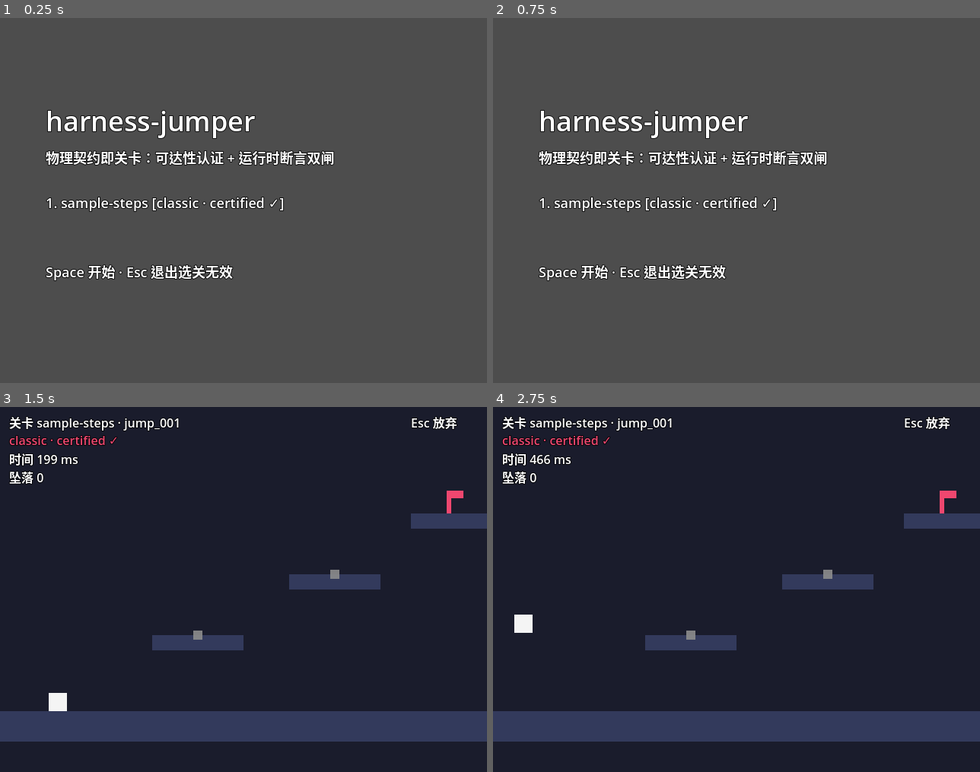
Above: before the commit, frames 1-4 (two rows, left to right).
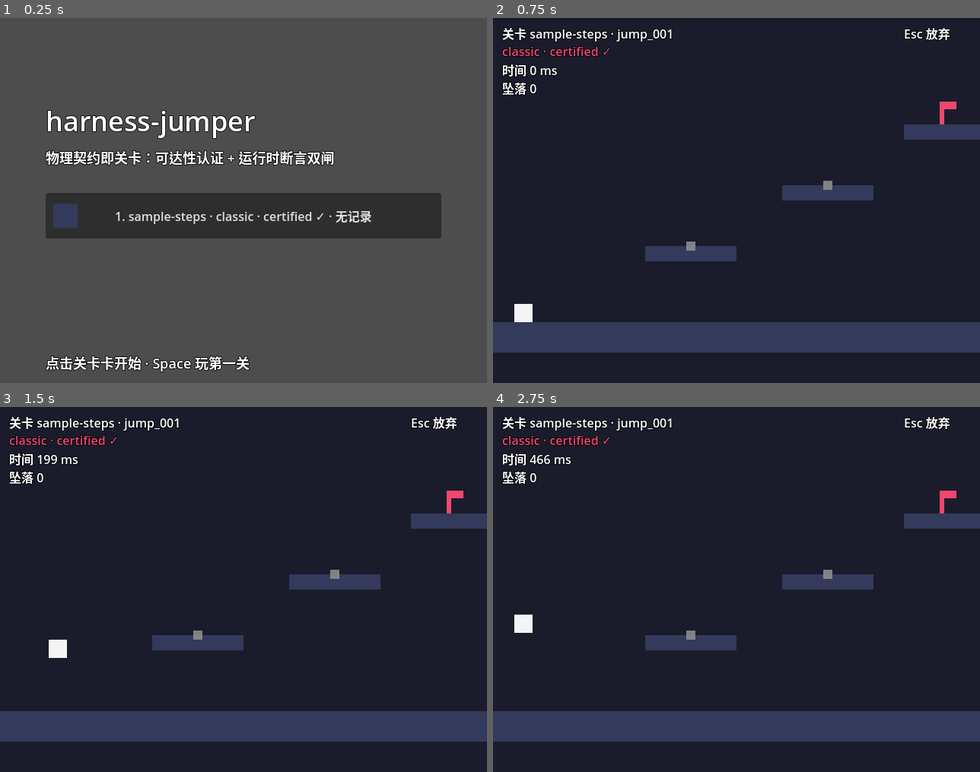
Above: after the commit, the same moments.

Repository: zcqiand/harness-jumper
Game: Godot game, scene res://scenes/main.tscn
The game is run twice, just before and just after one commit, with the same random seed, the same clock (stepped at 60 frames per second) and the same inputs.
Inputs (mouse positions are in pixels of both pictures, inside the frame that each line leads up to):
- Up to frame 1 (0.25 s): no input
- Up to frame 2 (0.75 s): click (736, 215) at 0.5 s, where only the run after the commit has a clickable "1. sample-steps · classic · c…"
- Up to frame 3 (1.5 s): tap Enter at 1.25 s; hold D (move_right) from 1.28 s (still down); hold Space (jump) from 1.28 s (still down)
- Up to frame 4 (2.75 s): release D (move_right) at 2.03 s; release Space (jump) at 2.03 s; hold Escape (back) from 2.03 s (still down); tap Space (jump) at 2.1, 2.27, 2.57 s

The runs differ from the first frame. In frame 1, 12% of the frame differs, in the area x 9-91%, y 47-98%; in frame 2, 99%, in the area x 0-100%, y 0-100%; in frame 3, 0.4%; in frame 4, nothing differs.

Commit message:
feat: 选关/结算屏+成绩册接线——三态闭环
Co-Authored-By: Claude Code <noreply@anthropic.com>

Diff:
--- a/scripts/main.gd
+++ b/scripts/main.gd
@@ -1,25 +1,35 @@
 extends Node2D
-## 主场景：三态路由 select → game → result → select。
-## select 列关卡（jump 起局，认证闸拒载则停在选关并报错）；game 挂 game_view
-## 收 finished 广播；result 展示结算（violations 非空=成绩不入档预告，落账归 Task 8）。
-## Esc=放弃回选关不计档（只在 game 态生效；select 态无档可放）。
+## 主场景：三态路由 select → game → result → select（Task 8 三态完整化）。
+## select 挂 select_view（扫描关卡目录出卡+拒载红字），game 挂 game_view 收
+## finished 广播，result 挂 result_view 展示结算。
+## 落账判定只认 finished.violations（game_view 折算后的权威清单）：空才
+## record_result+save_book，非空局不落账不报新纪录。
+## Esc=放弃回选关不计档（game 态）/回选关（result 态）。
+## storage 鸭子接口（load_text/save_text）可注入（headless 冒烟传内存假件），
+## null 时 _ready 建 FileStorage（真 user:// 持久档）。
 
 const GAME_VIEW := preload("res://scripts/game_view.gd")
-const LEVEL_CONTRACT := preload("res://scripts/level_contract.gd")
-
-const LEVEL_PATHS: Array[String] = ["res://data/levels/jump_001.json"]
+const SELECT_VIEW := preload("res://scripts/select_view.gd")
+const RESULT_VIEW := preload("res://scripts/result_view.gd")
+const FILE_STORAGE := preload("res://scripts/file_storage.gd")
+const SCOREBOOK := preload("res://scripts/scorebook.gd")
+const THEMES := preload("res://scripts/themes.gd")
 
 enum Screen { SELECT, GAME, RESULT }
 
+## 测试注入口：与 file_storage.gd 同签名的鸭子接口；null → FileStorage。
+var storage: RefCounted = null
+
 var _screen: Screen = Screen.SELECT
-var _level_index := 0
+var _book_storage = null
+var _active_level: Dictionary = {}
 var _game: Node2D = null
-var _last_result: Dictionary = {}
-var _select_ui: Control = null
-var _result_ui: Control = null
+var _select_view: Control = null
+var _result_view: Control = null
 
 
 func _ready() -> void:
+	_book_storage = storage if storage != null else FILE_STORAGE.new()
 	_show_select()
 
 
@@ -31,7 +41,7 @@
 			_show_select()
 	elif event.is_action_pressed("jump"):
 		if _screen == Screen.SELECT:
-			_start_game()
+			_start_level(_select_view.first_level())
 		elif _screen == Screen.RESULT:
 			_show_select()
 
@@ -41,25 +51,17 @@
 func _show_select() -> void:
 	_screen = Screen.SELECT
 	_clear_ui()
-	_select_ui = Control.new()
-	_select_ui.set_anchors_preset(Control.PRESET_FULL_RECT)
-	add_child(_select_ui)
-	_ui_text(_select_ui, Vector2(60.0, 110.0), "harness-jumper", 36)
-	_ui_text(_select_ui, Vector2(60.0, 170.0), "物理契约即关卡：可达性认证 + 运行时断言双闸")
-	for i in LEVEL_PATHS.size():
-		var level := LEVEL_CONTRACT.load_level(LEVEL_PATHS[i])
-		var row := "× 拒载（认证闸）"
-		if not level.is_empty():
-			row = "%d. %s [%s · certified ✓]" % [i + 1, level["name"], level["theme"]]
-		_ui_text(_select_ui, Vector2(60.0, 230.0 + 28.0 * i), row)
-	_ui_text(_select_ui, Vector2(60.0, 320.0), "Space 开始 · Esc 退出选关无效")
+	_select_view = SELECT_VIEW.new()
+	_select_view.setup(_book_storage)
+	_select_view.level_selected.connect(_start_level)
+	add_child(_select_view)
 
 
-func _start_game() -> void:
-	var level := LEVEL_CONTRACT.load_level(LEVEL_PATHS[_level_index])
+func _start_level(level: Dictionary) -> void:
 	if level.is_empty():
-		push_error("关卡拒载（认证闸未过），见上方错误。")
+		push_error("关卡拒载（认证闸未过），见选关屏红字。")
 		return
+	_active_level = level
 	_clear_ui()
 	_screen = Screen.GAME
 	_game = GAME_VIEW.new()
@@ -69,11 +71,23 @@
 
 
 func _on_game_finished(result: Dictionary) -> void:
-	_last_result = result
+	var violations: Array = result.get("violations", [])
+	var recorded: bool = violations.is_empty()
+	var prev_best: Variant = null
+	if recorded:
+		var book: Dictionary = SCOREBOOK.load_book(_book_storage)
+		var best: Dictionary = book.get("best", {})
+		var entry: Variant = best.get(_active_level["id"], null)
+		if entry is Dictionary:
+			prev_best = entry.get("time_ms", null)
+		book = SCOREBOOK.record_result(
+			book, _active_level["id"], int(result.get("time_ms", 0)), true)
+		# 写失败静默降级（scorebook 纪律）：本局照结算，下局再写。
+		SCOREBOOK.save_book(book, _book_storage)
 	if _game != null:
 		_game.queue_free()
 		_game = null
-	_show_result()
+	_show_result(result, prev_best, recorded)
 
 
 ## 放弃：拆游戏屏回选关，成绩不结算不落账。
@@ -81,47 +95,31 @@
 	if _game != null:
 		_game.queue_free()
 		_game = null
-	_last_result = {}
 	_show_select()
 
 
-func _show_result() -> void:
+func _show_result(result: Dictionary, prev_best: Variant, recorded: bool) -> void:
 	_screen = Screen.RESULT
 	_clear_ui()
-	_result_ui = Control.new()
-	_result_ui.set_anchors_preset(Control.PRESET_FULL_RECT)
-	add_child(_result_ui)
-	var violations: Array = _last_result.get("violations", [])
-	var verdict := "成绩有效，可入档"
-	if not violations.is_empty():
-		verdict = "断言违例 %s —— 成绩不入档" % [", ".join(violations)]
-	_ui_text(_result_ui, Vector2(60.0, 110.0), "通关！", 36)
-	_ui_text(_result_ui, Vector2(60.0, 170.0), "时间 %d ms · 坠落 %d 次 · 峰值%s" % [
-		int(_last_result.get("time_ms", 0)),
-		int(_last_result.get("deaths", 0)),
-		"合规" if bool(_last_result.get("peaks_ok", false)) else "越界",
-	])
-	_ui_text(_result_ui, Vector2(60.0, 200.0), verdict)
-	_ui_text(_result_ui, Vector2(60.0, 260.0), "Space/Esc 回选关")
+	_result_view = RESULT_VIEW.new()
+	var accent: Color = THEMES.palette(_active_level.get("theme", "classic"))["accent"]
+	_result_view.setup(result, prev_best, recorded, accent)
+	_result_view.rematch.connect(_rematch)
+	_result_view.back_to_select.connect(_show_select)
+	add_child(_result_view)
+
+
+## 再战：同一关卡重开一局。
+func _rematch() -> void:
+	_start_level(_active_level)
 
 
 ## ——UI 件——
 
 func _clear_ui() -> void:
-	if _select_ui != null:
-		_select_ui.queue_free()
-		_select_ui = null
-	if _result_ui != null:
-		_result_ui.queue_free()
-		_result_ui = null
-
-
-func _ui_text(parent: Control, pos: Vector2, text: String, font_size := 18) -> Label:
-	var label := Label.new()
-	label.position = pos
-	label.text = text
-	label.add_theme_font_size_override("font_size", font_size)
-	label.add_theme_color_override("font_outline_color", Color(0.0, 0.0, 0.0, 0.8))
-	label.add_theme_constant_override("outline_size", 4)
-	parent.add_child(label)
-	return label
+	if _select_view != null:
+		_select_view.queue_free()
+		_select_view = null
+	if _result_view != null:
+		_result_view.queue_free()
+		_result_view = null
--- /dev/null
+++ b/scripts/result_view.gd
@@ -0,0 +1,79 @@
+extends Control
+## 结算屏（Task 8）：通关时间/坠落/峰值 + 认证徽章（violations 空=「认证全绿 ✓」
+## accent 色；非空=逐条红字+「本局成绩不入档」提示）+ PB 破格高亮
+## （本次更快才「新纪录」，violations 非空局无新纪录）+ 再战/回选关按钮。
+
+signal rematch
+signal back_to_select
+
+const REJECT_RED := Color(0.95, 0.35, 0.35)
+
+var _labels: Array[String] = []
+
+
+## 建整屏。prev_best_ms=落账前册内 PB（无则 null）；recorded=本局是否已落账
+## （violations 空才 true，main 只认 finished.violations 权威清单）；
+## accent=关卡主题色（main 经 themes.palette 取）。
+func setup(result: Dictionary, prev_best_ms: Variant, recorded: bool, accent: Color) -> void:
+	set_anchors_preset(Control.PRESET_FULL_RECT)
+	var violations: Array = result.get("violations", [])
+	var time_ms := int(result.get("time_ms", 0))
+
+	_label(Vector2(60.0, 110.0), "通关！", 36, Color.WHITE)
+	_label(Vector2(60.0, 170.0), "时间 %d ms · 坠落 %d 次 · 峰值%s" % [
+		time_ms,
+		int(result.get("deaths", 0)),
+		"合规" if bool(result.get("peaks_ok", false)) else "越界",
+	], 18, Color.WHITE)
+
+	if violations.is_empty():
+		_label(Vector2(60.0, 200.0), "认证全绿 ✓", 18, accent)
+	else:
+		# 逐条红字 + 不入档提示（成绩册判定只认 violations 空）。
+		for i in violations.size():
+			_label(Vector2(60.0, 200.0 + 24.0 * i), "× %s" % str(violations[i]), 16, REJECT_RED)
+		_label(Vector2(60.0, 200.0 + 24.0 * violations.size()), "本局成绩不入档", 16, REJECT_RED)
+
+	# PB 破格高亮：本次更快才「新纪录」（violations 非空局 recorded=false 恒无新纪录）。
+	var record_y := 260.0 if violations.is_empty() else 200.0 + 24.0 * (violations.size() + 1)
+	if recorded and (prev_best_ms == null or time_ms < int(prev_best_ms)):
+		_label(Vector2(60.0, record_y), "新纪录！%d ms" % time_ms, 20, accent)
+	elif recorded and prev_best_ms != null:
+		_label(Vector2(60.0, record_y), "PB %d ms" % int(prev_best_ms), 18, Color.WHITE)
+
+	_button("再战", Vector2(60.0, 330.0), Vector2(140.0, 44.0),
+		func() -> void: rematch.emit())
+	_button("回选关", Vector2(220.0, 330.0), Vector2(140.0, 44.0),
+		func() -> void: back_to_select.emit())
+	_label(Vector2(60.0, 400.0), "Space/Esc 回选关", 18, Color.WHITE)
+
+
+## 屏上全部文本（冒烟断言口）。
+func texts() -> Array[String]:
+	return _labels.duplicate()
+
+
+## ——内部——
+
+func _label(pos: Vector2, text: String, font_size: int, color: Color) -> Label:
+	var label := Label.new()
+	label.position = pos
+	label.text = text
+	label.add_theme_font_size_override("font_size", font_size)
+	label.add_theme_color_override("font_color", color)
+	label.add_theme_color_override("font_outline_color", Color(0.0, 0.0, 0.0, 0.8))
+	label.add_theme_constant_override("outline_size", 4)
+	add_child(label)
+	_labels.append(text)
+	return label
+
+
+func _button(text: String, pos: Vector2, size: Vector2, on_pressed: Callable) -> Button:
+	var button := Button.new()
+	button.position = pos
+	button.size = size
+	button.text = text
+	button.pressed.connect(on_pressed)
+	add_child(button)
+	_labels.append(text)
+	return button
--- /dev/null
+++ b/scripts/select_view.gd
@@ -0,0 +1,153 @@
+extends Control
+## 选关屏（Task 8）：扫描关卡目录逐个过认证闸，合法关卡出卡
+## （名字+主题色块+certified ✓ 徽章+PB 时间），点击进图；
+## 拒载关卡在列表尾部红字一行报原因，不崩（契约校验 fail-fast，UI 面宽容）。
+## storage 鸭子接口注入读 PB（缺省可传 FileStorage 实例，测试传内存假件）。
+
+signal level_selected(level: Dictionary)
+
+const SCOREBOOK := preload("res://scripts/scorebook.gd")
+const LEVEL_CONTRACT := preload("res://scripts/level_contract.gd")
+const THEMES := preload("res://scripts/themes.gd")
+const REACHABILITY := preload("res://scripts/reachability.gd")
+
+const DEFAULT_LEVELS_DIR := "res://data/levels"
+## 卡片行距与首行 y。
+const CARD_STEP := 76.0
+const CARD_TOP := 230.0
+## 拒载红字行距。
+const REJECT_STEP := 24.0
+
+var _valid_levels: Array[Dictionary] = []
+var _rejections: Array[String] = []
+var _labels: Array[String] = []
+
+
+## 建整屏：扫描 levels_dir 下 *.json（按名排序），合法出卡、拒载红字。
+## levels_dir 可注入（headless 冒烟用 user:// 临时目录验拒载路径）。
+func setup(storage, levels_dir: String = DEFAULT_LEVELS_DIR) -> void:
+	set_anchors_preset(Control.PRESET_FULL_RECT)
+	var book: Dictionary = SCOREBOOK.load_book(storage)
+	var best: Dictionary = book.get("best", {})
+
+	_label(Vector2(60.0, 110.0), "harness-jumper", 36, Color.WHITE)
+	_label(Vector2(60.0, 170.0), "物理契约即关卡：可达性认证 + 运行时断言双闸", 18, Color.WHITE)
+
+	var paths := _scan_level_paths(levels_dir)
+	for i in paths.size():
+		var path: String = paths[i]
+		var level: Dictionary = LEVEL_CONTRACT.load_level(path)
+		if not level.is_empty():
+			_card(i, level, best)
+		else:
+			_rejections.append("%s × 拒载（认证闸：%s）" % [path.get_file(), _reject_reason(path)])
+
+	# 拒载关卡：列表尾部红字一行报原因（加载侧已 push_error，这里补 UI 面）。
+	var reject_top := CARD_TOP + CARD_STEP * _valid_levels.size() + 12.0
+	for j in _rejections.size():
+		_label(Vector2(60.0, reject_top + REJECT_STEP * j), _rejections[j], 16,
+			Color(0.95, 0.35, 0.35))
+
+	var hint := "点击关卡卡开始 · Space 玩第一关"
+	if _valid_levels.is_empty():
+		hint = "没有可用关卡（全部被认证闸拒载）"
+	_label(Vector2(60.0, 440.0), hint, 18, Color.WHITE)
+
+
+## 合法关卡卡数（冒烟断言口）。
+func card_count() -> int:
+	return _valid_levels.size()
+
+
+## 拒载原因行（冒烟断言口）。
+func rejection_texts() -> Array[String]:
+	return _rejections.duplicate()
+
+
+## 屏上全部文本（冒烟断言口：PB 显示等）。
+func texts() -> Array[String]:
+	return _labels.duplicate()
+
+
+## 键盘路由用：第一个合法关卡（无则空字典）。
+func first_level() -> Dictionary:
+	if _valid_levels.is_empty():
+		return {}
+	return _valid_levels[0]
+
+
+## ——内部——
+
+func _scan_level_paths(levels_dir: String) -> Array[String]:
+	var paths: Array[String] = []
+	var dir := DirAccess.open(levels_dir)
+	if dir == null:
+		return paths
+	dir.list_dir_begin()
+	var file_name := dir.get_next()
+	while file_name != "":
+		if not dir.current_is_dir() and file_name.ends_with(".json"):
+			paths.append("%s/%s" % [levels_dir, file_name])
+		file_name = dir.get_next()
+	dir.list_dir_end()
+	paths.sort()
+	return paths
+
+
+## 拒载原因诊断（只在 load_level 已拒后调用，为 UI 红字补具体错误枚举）：
+## 复用 contract 的 validate/normalize/certify 公开面，不另写校验。
+func _reject_reason(path: String) -> String:
+	var file := FileAccess.open(path, FileAccess.READ)
+	if file == null:
+		return "file-unreadable"
+	var parsed: Variant = JSON.parse_string(file.get_as_text())
+	if typeof(parsed) != TYPE_DICTIONARY:
+		return LEVEL_CONTRACT.ERROR_NOT_OBJECT
+	var data: Dictionary = parsed
+	var error := LEVEL_CONTRACT.validate(data)
+	if error != "":
+		return error
+	var cert: Dictionary = REACHABILITY.certify(LEVEL_CONTRACT.normalize(data))
+	if not bool(cert["ok"]):
+		return LEVEL_CONTRACT.ERROR_UNREACHABLE % int(cert["unreachable"])
+	return "unknown"
+
+
+func _card(index: int, level: Dictionary, best: Dictionary) -> void:
+	_valid_levels.append(level)
+	var palette: Dictionary = THEMES.palette(level["theme"])
+	var pb_text := "无记录"
+	var entry: Variant = best.get(level["id"], null)
+	if entry is Dictionary:
+		pb_text = "PB %d ms" % int(entry.get("time_ms", 0))
+	var card := Button.new()
+	card.position = Vector2(60.0, CARD_TOP + CARD_STEP * index)
+	card.size = Vector2(520.0, 60.0)
+	card.text = "%d. %s · %s · certified ✓ · %s" % [index + 1, level["name"], level["theme"], pb_text]
+	card.pressed.connect(_emit_selected.bind(level))
+	add_child(card)
+	_labels.append(card.text)
+	# 主题色块（palette.platform）叠在卡左侧。
+	var swatch := ColorRect.new()
+	swatch.position = Vector2(70.0, CARD_TOP + CARD_STEP * index + 14.0)
+	swatch.size = Vector2(32.0, 32.0)
+	swatch.color = palette["platform"]
+	swatch.mouse_filter = Control.MOUSE_FILTER_IGNORE
+	add_child(swatch)
+
+
+func _emit_selected(level: Dictionary) -> void:
+	level_selected.emit(level)
+
+
+func _label(pos: Vector2, text: String, font_size: int, color: Color) -> Label:
+	var label := Label.new()
+	label.position = pos
+	label.text = text
+	label.add_theme_font_size_override("font_size", font_size)
+	label.add_theme_color_override("font_color", color)
+	label.add_theme_color_override("font_outline_color", Color(0.0, 0.0, 0.0, 0.8))
+	label.add_theme_constant_override("outline_size", 4)
+	add_child(label)
+	_labels.append(text)
+	return label
--- /dev/null
+++ b/tests/test_loop_smoke.gd
@@ -0,0 +1,195 @@
+extends RefCounted
+## Task 8 全流程冒烟套件：选关屏建出（卡数==合法关卡数、拒载红字报原因）→
+## 进图 → 测试内直接 emit finished → 落账（内存假件 storage 注入）→ result 呈现。
+## 另盖：violations 非空局不入档无新纪录、破 PB 覆盖、再战/回选关信号、选关屏 PB 显示。
+
+const HARNESS_PATH := "res://tests/harness.gd"
+const MAIN_PATH := "res://scripts/main.gd"
+const SELECT_VIEW_PATH := "res://scripts/select_view.gd"
+const RESULT_VIEW_PATH := "res://scripts/result_view.gd"
+const LEVEL_CONTRACT_PATH := "res://scripts/level_contract.gd"
+const SCOREBOOK_PATH := "res://scripts/scorebook.gd"
+const LEVEL_PATH := "res://data/levels/jump_001.json"
+const PROBE_DIR := "user://loop_probe_levels"
+
+
+## 内联内存假件（test_scorebook 同款）：与 file_storage.gd 同签名的鸭子接口。
+class MemStorage:
+	extends RefCounted
+	var store: Dictionary = {}
+
+	func load_text(path: String) -> String:
+		return store.get(path, "")
+
+	func save_text(path: String, text: String) -> bool:
+		store[path] = text
+		return true
+
+	func exists(path: String) -> bool:
+		return store.has(path)
+
+
+func run(failures: Array[String]) -> void:
+	var harness: GDScript = load(HARNESS_PATH)
+	var main_script: GDScript = load(MAIN_PATH)
+	var select_script: GDScript = load(SELECT_VIEW_PATH)
+	var result_script: GDScript = load(RESULT_VIEW_PATH)
+	harness.assert_true(main_script != null, "main.gd 加载", failures)
+	harness.assert_true(select_script != null, "select_view.gd 加载", failures)
+	harness.assert_true(result_script != null, "result_view.gd 加载", failures)
+	if main_script == null or select_script == null or result_script == null:
+		return
+	var scorebook: GDScript = load(SCOREBOOK_PATH)
+	var contract: GDScript = load(LEVEL_CONTRACT_PATH)
+
+	_test_select_screen(harness, select_script, contract, failures)
+	_test_rejection_line(harness, select_script, contract, failures)
+	_test_full_loop(harness, main_script, contract, scorebook, failures)
+
+
+## 选关屏：现仓扫描——卡数==合法关卡数，无拒载行。
+func _test_select_screen(harness: GDScript, select_script: GDScript, contract: GDScript,
+		failures: Array[String]) -> void:
+	var storage: MemStorage = MemStorage.new()
+	var select: Control = select_script.new()
+	select.setup(storage)
+	harness.assert_eq(select.card_count(), _valid_level_count(contract),
+		"选关卡数==合法关卡数", failures)
+	harness.assert_eq(select.rejection_texts().size(), 0, "现仓无拒载关卡", failures)
+	select.free()
+
+
+## 拒载路径：user:// 临时目录塞一个缺 platforms 的坏关卡 → 尾部红字一行报原因不崩。
+func _test_rejection_line(harness: GDScript, select_script: GDScript, contract: GDScript,
+		failures: Array[String]) -> void:
+	var storage: MemStorage = MemStorage.new()
+	var err := DirAccess.make_dir_recursive_absolute(PROBE_DIR)
+	harness.assert_true(err == Error.OK, "探针目录建出", failures)
+	var bad := FileAccess.open(PROBE_DIR + "/bad.json", FileAccess.WRITE)
+	if bad == null:
+		harness.assert_true(false, "坏关卡文件写不出", failures)
+		return
+	bad.store_string('{"name": "bad"}')
+	bad.close()
+	var good_text := FileAccess.get_file_as_string(LEVEL_PATH)
+	var good := FileAccess.open(PROBE_DIR + "/good.json", FileAccess.WRITE)
+	if good == null:
+		harness.assert_true(false, "好关卡文件写不出", failures)
+		return
+	good.store_string(good_text)
+	good.close()
+
+	var select: Control = select_script.new()
+	select.setup(storage, PROBE_DIR)
+	harness.assert_eq(select.card_count(), 1, "临时目录合法卡数==1", failures)
+	var rejections: Array[String] = select.rejection_texts()
+	harness.assert_eq(rejections.size(), 1, "拒载关卡红字一行", failures)
+	if rejections.size() == 1:
+		harness.assert_true((rejections[0] as String).contains("missing-field"),
+			"拒载红字报原因（missing-field）", failures)
+	select.free()
+
+	DirAccess.remove_absolute(PROBE_DIR + "/bad.json")
+	DirAccess.remove_absolute(PROBE_DIR + "/good.json")
+	DirAccess.remove_absolute(PROBE_DIR)
+
+
+## 完整循环：选关→进图→emit finished→落账→result→再战→违例局→回选关 PB 显示。
+func _test_full_loop(harness: GDScript, main_script: GDScript, contract: GDScript,
+		scorebook: GDScript, failures: Array[String]) -> void:
+	var storage: MemStorage = MemStorage.new()
+	var main_node: Node2D = main_script.new()
+	main_node.storage = storage
+	main_node._ready()
+	harness.assert_true(main_node._select_view != null, "main 启动进选关屏", failures)
+	harness.assert_eq(main_node._screen, main_node.Screen.SELECT, "初始态 SELECT", failures)
+
+	var level: Dictionary = contract.load_level(LEVEL_PATH)
+	if level.is_empty():
+		harness.assert_true(false, "jump_001 装载失败", failures)
+		return
+	main_node._select_view.level_selected.emit(level)
+	harness.assert_eq(main_node._screen, main_node.Screen.GAME, "选卡后进 GAME", failures)
+	harness.assert_true(main_node._game != null, "game_view 已挂载", failures)
+
+	# 直通 goal（brief Step 3：测试内直接 emit finished）→ 落账 → result 呈现。
+	main_node._game.finished.emit({"time_ms": 1500, "deaths": 0, "violations": [], "peaks_ok": true})
+	harness.assert_eq(main_node._screen, main_node.Screen.RESULT, "finished 后进 RESULT", failures)
+	harness.assert_eq(_book_time(scorebook, storage, "jump_001"), 1500, "干净局落账 1500", failures)
+	var texts: Array[String] = main_node._result_view.texts()
+	harness.assert_true(_has_containing(texts, "认证全绿"), "violations 空→认证全绿徽章", failures)
+	harness.assert_true(_has_containing(texts, "新纪录"), "首局新纪录高亮", failures)
+	harness.assert_true(_has_containing(texts, "再战"), "再战按钮建出", failures)
+	harness.assert_true(_has_containing(texts, "回选关"), "回选关按钮建出", failures)
+
+	# 再战：更快成绩 → 覆盖 PB。
+	main_node._result_view.rematch.emit()
+	harness.assert_eq(main_node._screen, main_node.Screen.GAME, "再战回 GAME", failures)
+	# 注意：finished 后 main 拆屏置 _game=null，每局 emit 前须取当局引用
+	# （取 Nil 上的 finished 是脚本错，会静默掐断本套件尾部=假绿形态）。
+	var game2: Node2D = main_node._game
+	game2.finished.emit({"time_ms": 1200, "deaths": 1, "violations": [], "peaks_ok": true})
+	harness.assert_eq(_book_time(scorebook, storage, "jump_001"), 1200, "更快成绩覆盖 PB", failures)
+	texts = main_node._result_view.texts()
+	harness.assert_true(_has_containing(texts, "新纪录"), "破格局仍新纪录", failures)
+
+	# 违例局：不入档、无新纪录、逐条红字+不入档提示。
+	main_node._result_view.rematch.emit()
+	harness.assert_eq(main_node._screen, main_node.Screen.GAME, "违例局进 GAME", failures)
+	var game3: Node2D = main_node._game
+	game3.finished.emit({"time_ms": 900, "deaths": 0,
+		"violations": ["peak-exceeded", "landing-off-platform"], "peaks_ok": false})
+	harness.assert_eq(_book_time(scorebook, storage, "jump_001"), 1200, "违例局不入档", failures)
+	texts = main_node._result_view.texts()
+	harness.assert_true(_has_containing(texts, "peak-exceeded"), "违例逐条红字①", failures)
+	harness.assert_true(_has_containing(texts, "landing-off-platform"), "违例逐条红字②", failures)
+	harness.assert_true(_has_containing(texts, "本局成绩不入档"), "不入档提示", failures)
+	harness.assert_true(not _has_containing(texts, "新纪录"), "违例局无新纪录", failures)
+
+	# 回选关：PB 时间随册刷新显示。
+	main_node._result_view.back_to_select.emit()
+	harness.assert_eq(main_node._screen, main_node.Screen.SELECT, "回选关", failures)
+	harness.assert_true(_has_containing(main_node._select_view.texts(), "1200"),
+		"选关屏 PB 时间显示", failures)
+
+	# Esc 放弃路径：game 中放弃 → 回选关，成绩不结算不落档。
+	main_node._select_view.level_selected.emit(contract.load_level(LEVEL_PATH))
+	harness.assert_eq(main_node._screen, main_node.Screen.GAME, "放弃路径进 GAME", failures)
+	main_node._abort_game()
+	harness.assert_eq(main_node._screen, main_node.Screen.SELECT, "放弃回选关", failures)
+	harness.assert_eq(_book_time(scorebook, storage, "jump_001"), 1200, "放弃局不计档", failures)
+	main_node.free()
+
+
+## ——工具——
+
+func _valid_level_count(contract: GDScript) -> int:
+	var dir := DirAccess.open("res://data/levels")
+	if dir == null:
+		return -1
+	var count := 0
+	dir.list_dir_begin()
+	var file_name := dir.get_next()
+	while file_name != "":
+		if not dir.current_is_dir() and file_name.ends_with(".json") \
+				and not contract.load_level("res://data/levels/%s" % file_name).is_empty():
+			count += 1
+		file_name = dir.get_next()
+	dir.list_dir_end()
+	return count
+
+
+func _book_time(scorebook: GDScript, storage: MemStorage, level_id: String) -> int:
+	var book: Dictionary = scorebook.load_book(storage)
+	var best: Dictionary = book.get("best", {})
+	var entry: Variant = best.get(level_id, null)
+	if entry is Dictionary:
+		return int(entry.get("time_ms", -1))
+	return -1
+
+
+func _has_containing(texts: Array[String], needle: String) -> bool:
+	for text in texts:
+		if text.contains(needle):
+			return true
+	return false
